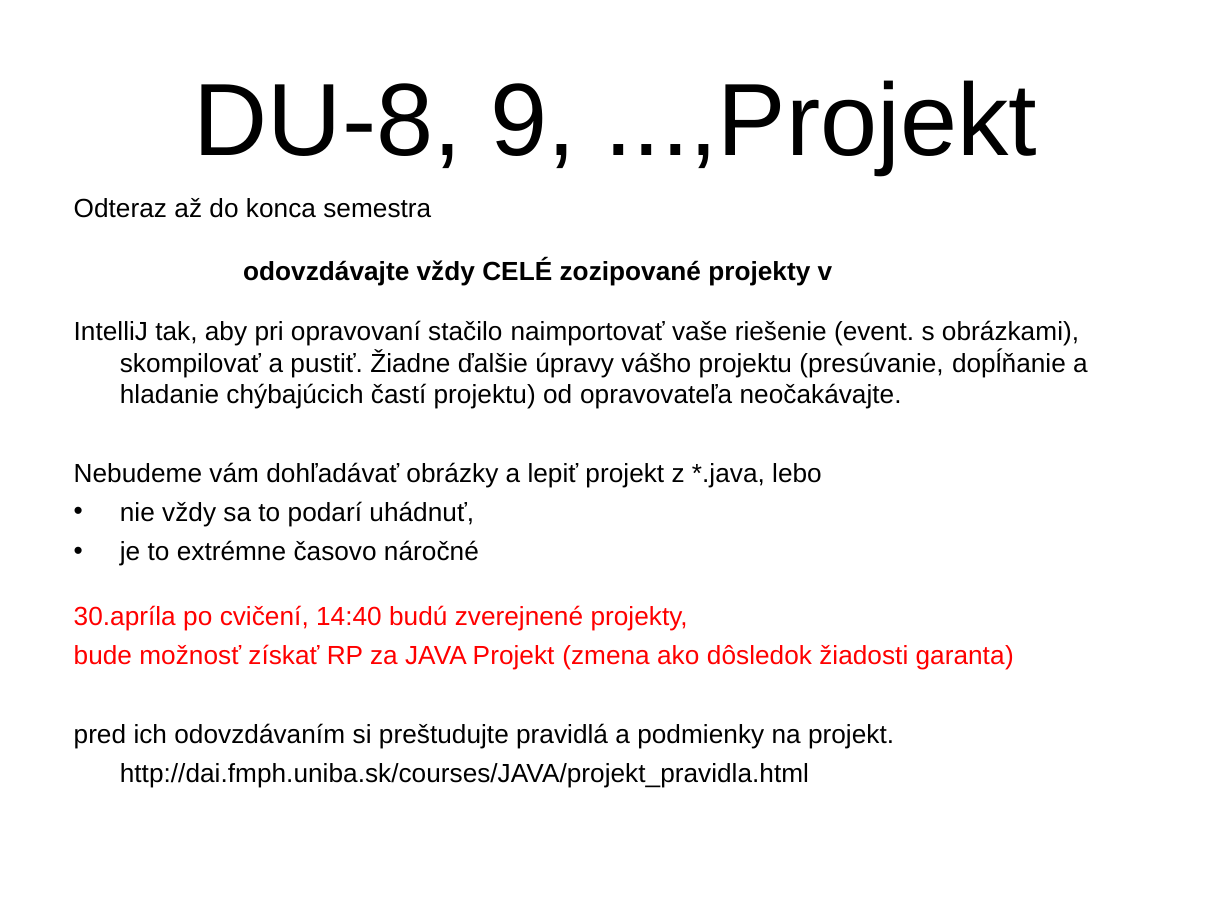
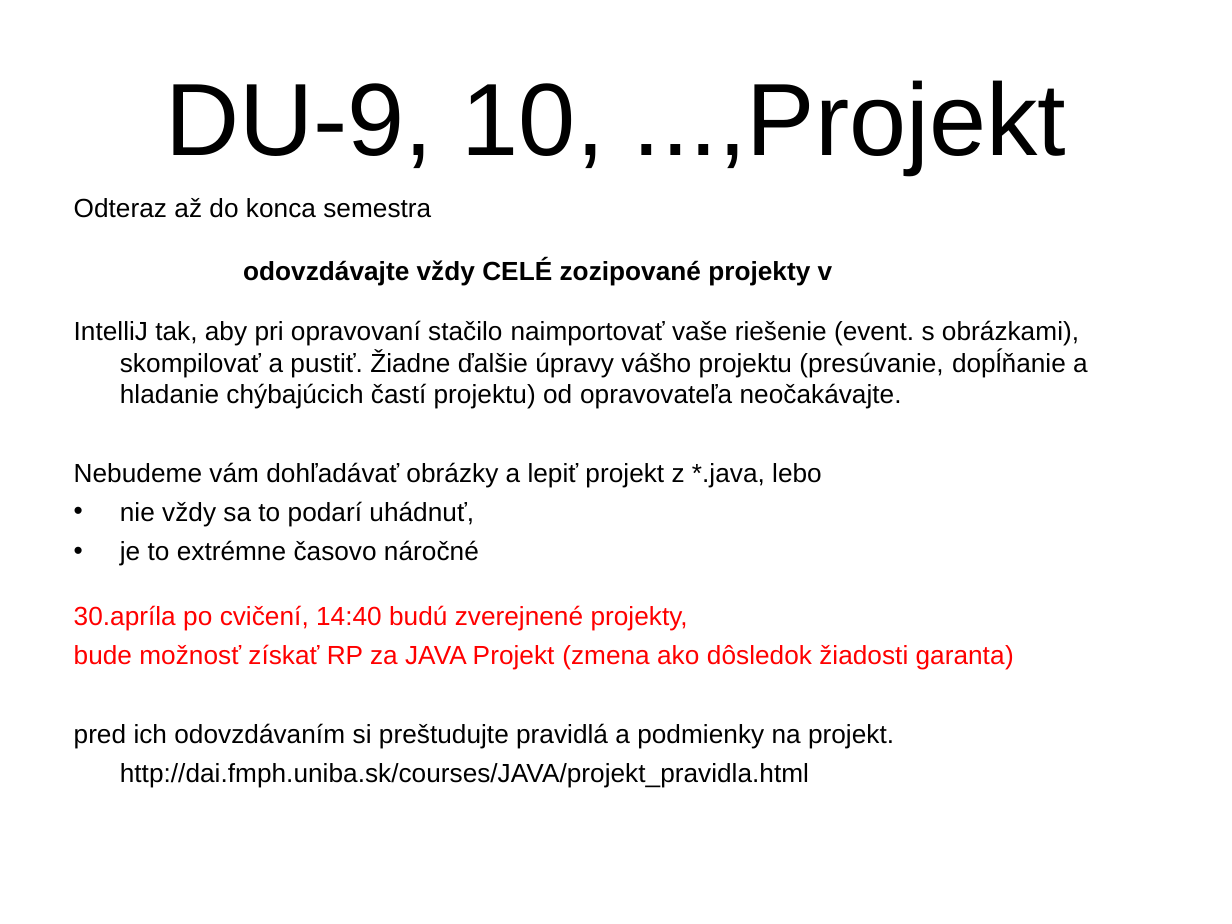
Before and after one commit to Programovanie4/Prednasky, a slide deck: slide 43 of 09/09_java.ppt. Drawn at 1232x924 pixels with LibreOffice and Linux fonts; fonts in the diff are those of the drawing. Boxes give left, top, right and bottom in pixels: in the first picture for what was removed or moved away, otherwise in the second. Text is boxed around its words. In the diff, an @@ line names an element or a change of style, - is before the commit and + after.

```diff
--- a/09/09_java.ppt
+++ b/09/09_java.ppt
@@ title at (165,80,1066,174): text changed @@
-DU-8, 9, ...,Projekt
+DU-9, 10, ...,Projekt
```
Also in this commit, not shown: 1 other file.
